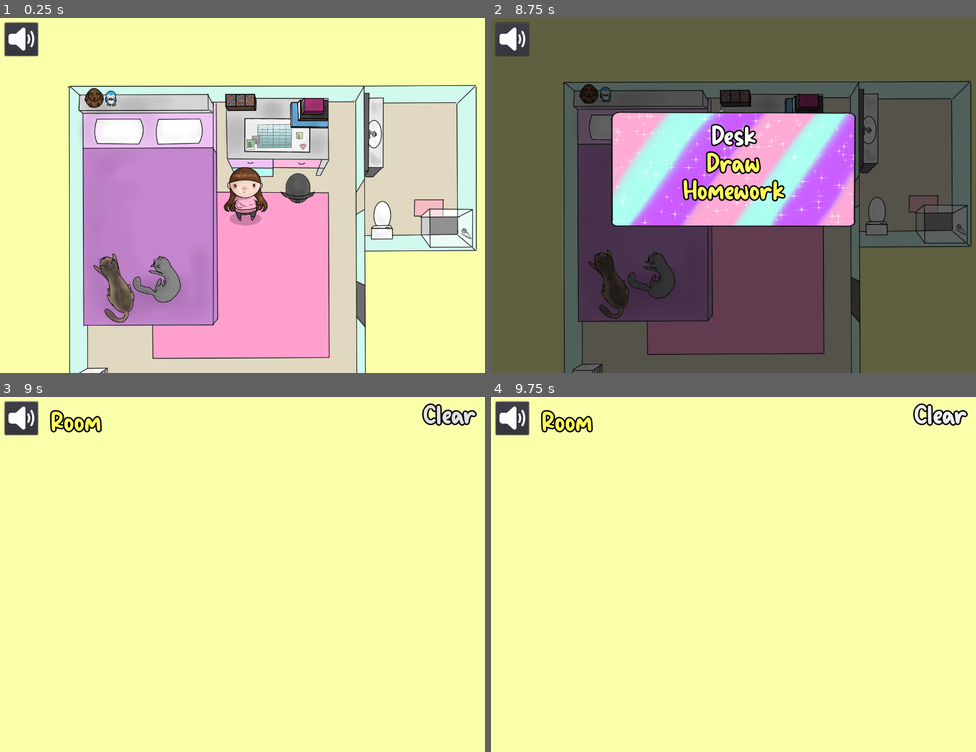
Above: before the commit, frames 1-4 (two rows, left to right).
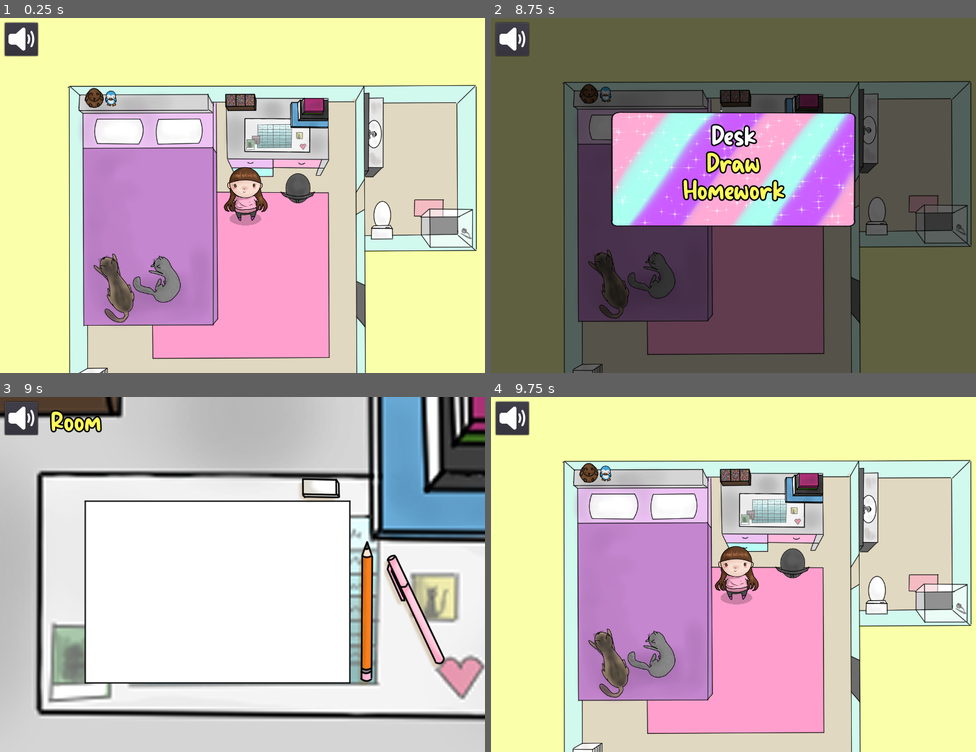
Above: after the commit, the same moments.

Repository: A-Walrus/Jessy
Game: Godot game, scene res://Scenes/World.tscn
Same seed, same stepped clock (60 frames per second), same inputs: the game is played once before the commit and once after it. Sound files missing from this copy of the repository are replaced by a short silence.
Inputs (mouse positions are in pixels of both pictures, inside the frame that each line leads up to):
- Up to frame 1 (0.25 s): no input
- Up to frame 2 (8.75 s): tap Enter (ui_accept) at 0.5, 6.5, 6.77 s; drag from (942, 227) to (641, 174) at 0.52 s; drag from (544, 177) to (845, 231) at 1.27 s; move the mouse to (617, 287) at 2.02 s; press the mouse at (617, 287) at 2.03 s; release the mouse at (617, 287) at 2.75 s; drag from (801, 312) to (641, 74) at 2.77 s; drag from (811, 64) to (626, 262) at 3.52 s; drag from (777, 74) to (554, 117) at 4.27 s; move the mouse to (626, 156) at 5.02 s; press the mouse at (626, 156) at 5.03 s; release the mouse at (626, 156) at 5.75 s; drag from (660, 106) to (806, 124) at 5.77 s; move the mouse to (840, 177) at 6.52 s; press the mouse at (840, 177) at 6.53 s; release the mouse at (840, 177) at 7.25 s; drag from (636, 213) to (685, 131) at 7.27 s; move the mouse to (782, 117) at 8.02 s; press the mouse at (782, 117) at 8.03 s
- Up to frame 3 (9 s): release the mouse at (291, 496) at 8.75 s; click "Draw" at 8.75 s
- Up to frame 4 (9.75 s): click "Clear" (after the commit: "Room") at 9.5 s

Frames 1-2 are identical in both runs. In frame 3, 99% of the frame differs, in the area x 0-100%, y 0-100%; in frame 4, 62%.

Commit message:
drawing + homework update
added desk background, changed drawing brush, press eraser to clear, can only draw on the page

Diff:
--- /dev/null
+++ b/Jessy/Scenes/Brushes/Brush.tscn
@@ -0,0 +1,11 @@
+[gd_scene load_steps=2 format=2]
+
+[sub_resource type="Curve" id=1]
+_data = [ Vector2( 0, 0.6 ), 0.0, 0.0, 0, 0, Vector2( 0.483871, 0.972727 ), 0.0, 0.0, 0, 0, Vector2( 0.997067, 0.654545 ), 0.0, 0.0, 0, 0 ]
+
+[node name="Brush" type="Line2D"]
+width_curve = SubResource( 1 )
+default_color = Color( 0, 0, 0, 1 )
+joint_mode = 2
+begin_cap_mode = 2
+end_cap_mode = 2
--- a/Jessy/Scenes/Drawing.tscn
+++ b/Jessy/Scenes/Drawing.tscn
@@ -1,20 +1,52 @@
-[gd_scene load_steps=4 format=2]
+[gd_scene load_steps=7 format=2]
 
 [ext_resource path="res://Scripts/Drawing.gd" type="Script" id=1]
 [ext_resource path="res://goldie_boxing/new_theme.tres" type="Theme" id=2]
 [ext_resource path="res://Scenes/room_button.tscn" type="PackedScene" id=3]
+[ext_resource path="res://Scenes/Brushes/Brush.tscn" type="PackedScene" id=4]
+[ext_resource path="res://Art/Temp/JESSY.DRAWING.png" type="Texture" id=5]
+[ext_resource path="res://Scenes/Clickable.tscn" type="PackedScene" id=6]
 
 [node name="Drawing" type="Node"]
 script = ExtResource( 1 )
+brushes = [ ExtResource( 4 ) ]
+page_bounds = Rect2( 100, 180, 800, 600 )
 
 [node name="Timer" type="Timer" parent="."]
-wait_time = 0.01
+wait_time = 0.001
 
-[node name="Button" type="Button" parent="."]
+[node name="Container" type="Node" parent="."]
+
+[node name="CanvasLayer" type="CanvasLayer" parent="."]
+layer = -1
+
+[node name="JESSYDRAWING" type="Sprite" parent="CanvasLayer"]
+position = Vector2( 586.123, 253.188 )
+scale = Vector2( 0.868423, 0.868423 )
+texture = ExtResource( 5 )
+
+[node name="Margin" type="Panel" parent="CanvasLayer"]
+visible = false
+anchor_right = 1.0
+anchor_bottom = 1.0
+margin_left = 180.0
+margin_top = 219.0
+margin_right = -285.0
+margin_bottom = -147.0
+__meta__ = {
+"_edit_use_anchors_": false
+}
+
+[node name="Button" parent="CanvasLayer" instance=ExtResource( 3 )]
+
+[node name="Button2" type="Button" parent="CanvasLayer"]
+visible = false
 anchor_left = 1.0
 anchor_right = 1.0
+margin_left = -137.0
 margin_top = 20.0
 margin_right = -20.0
+margin_bottom = 74.0
 grow_horizontal = 0
 theme = ExtResource( 2 )
 text = "Clear"
@@ -22,10 +54,10 @@
 "_edit_use_anchors_": false
 }
 
-[node name="Container" type="Node" parent="."]
-
-[node name="CanvasLayer" type="CanvasLayer" parent="."]
-
-[node name="Button" parent="CanvasLayer" instance=ExtResource( 3 )]
+[node name="Clickable" parent="." instance=ExtResource( 6 )]
+position = Vector2( 679.386, 187.266 )
+scale = Vector2( 0.728, 0.497 )
+dist = -1
 [connection signal="timeout" from="Timer" to="." method="_on_Timer_timeout"]
-[connection signal="pressed" from="Button" to="." method="_on_Button_pressed"]
+[connection signal="pressed" from="CanvasLayer/Button2" to="." method="_on_Button_pressed"]
+[connection signal="press" from="Clickable" to="." method="_on_Button_pressed"]
--- a/Jessy/Scenes/HW.tscn
+++ b/Jessy/Scenes/HW.tscn
@@ -6,6 +6,7 @@
 [ext_resource path="res://Art/Temp/JESSY.H.W3.png" type="Texture" id=4]
 [ext_resource path="res://Art/Temp/JESSY.H.W4.png" type="Texture" id=5]
 [ext_resource path="res://Scenes/room_button.tscn" type="PackedScene" id=6]
+[ext_resource path="res://Art/Temp/JESSY.ROOM.png" type="Texture" id=7]
 
 [sub_resource type="SpriteFrames" id=1]
 animations = [ {
@@ -21,6 +22,12 @@
 frames = SubResource( 1 )
 script = ExtResource( 1 )
 
+[node name="Sprite" type="Sprite" parent="."]
+position = Vector2( 1292.93, 3847.23 )
+scale = Vector2( 8.76047, 8.76047 )
+z_index = -1
+texture = ExtResource( 7 )
+
 [node name="CanvasLayer" type="CanvasLayer" parent="."]
 
 [node name="Button" parent="CanvasLayer" instance=ExtResource( 6 )]
--- a/Jessy/Scripts/Clickable.gd
+++ b/Jessy/Scripts/Clickable.gd
@@ -6,6 +6,8 @@
 export var dist = 300
 
 var inside = false
+
+signal press
 
 func _input(event):
 	if not Globals.justClicked:
@@ -17,12 +19,16 @@
 			elif mode=="S":
 				for a in show:
 					get_node(a).show()
+			emit_signal("press")
 			Globals._on_click()
 
 
 func close():
-	var vec = position - get_node("/root/World/Navigation2D/Jessy").position
-	return vec.length()<dist
+	if dist!=-1:
+		var vec = position - get_node("/root/World/Navigation2D/Jessy").position
+		return vec.length()<dist
+	else:
+		return -1
 
 func _on_Clickable_mouse_entered():
 	inside=true
--- a/Jessy/Scripts/Drawing.gd
+++ b/Jessy/Scripts/Drawing.gd
@@ -1,19 +1,24 @@
 extends Node
 
+export (Array,Resource) var brushes
+export var index = 0
 var line
 var pos
 
+export (Rect2) var page_bounds
+
+func _ready():
+	page_bounds = Rect2($CanvasLayer/Margin.rect_position,$CanvasLayer/Margin.rect_size)
+
 func _input(event):
 	if Input.is_action_pressed("click"):
-		pos = event.position
+		if page_bounds.has_point(event.position):
+			pos = event.position
 	if Input.is_action_just_pressed("click"):
-		line = Line2D.new()
-		line.end_cap_mode=Line2D.LINE_CAP_ROUND
-		line.joint_mode=Line2D.LINE_JOINT_ROUND
-		line.default_color=Color(0,0,0)
-		line.width=5
-		$Container.add_child(line)
-		$Timer.start()
+		if page_bounds.has_point(event.position):
+			line = brushes[index].instance()
+			$Container.add_child(line)
+			$Timer.start()
 	if Input.is_action_just_released("click"):
 		$Timer.stop()
 
Binary file added: Jessy/Art/Temp/JESSY.DRAWING.png
Not shown, added: Jessy/Art/Temp/JESSY.DRAWING.png.import
Not shown: 1 places in Jessy/Scenes/HW.tscn that only renumber resources
